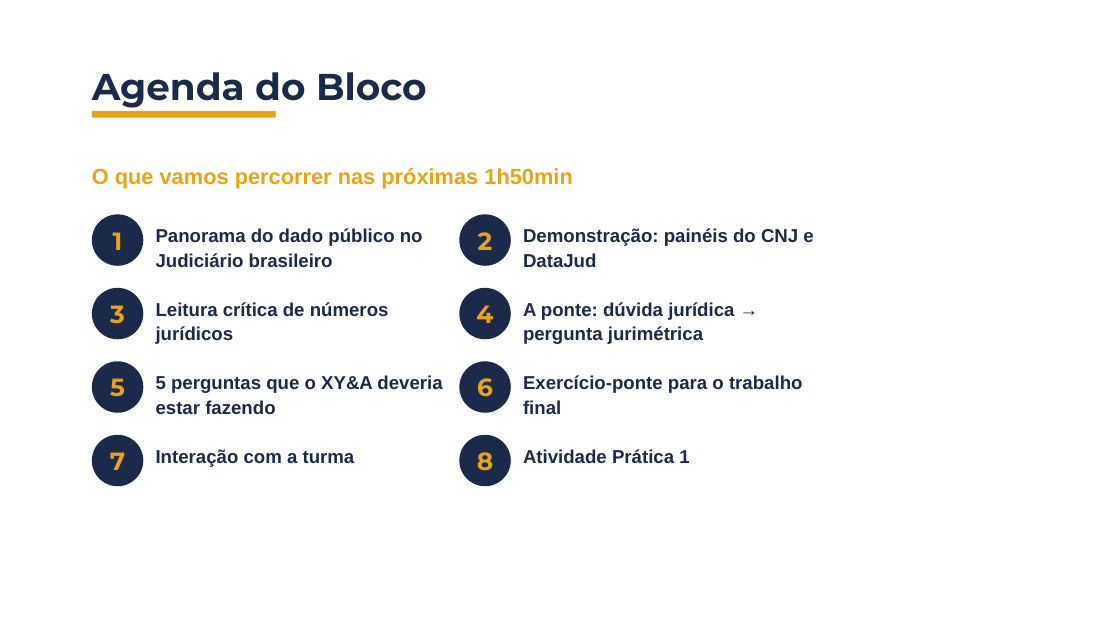
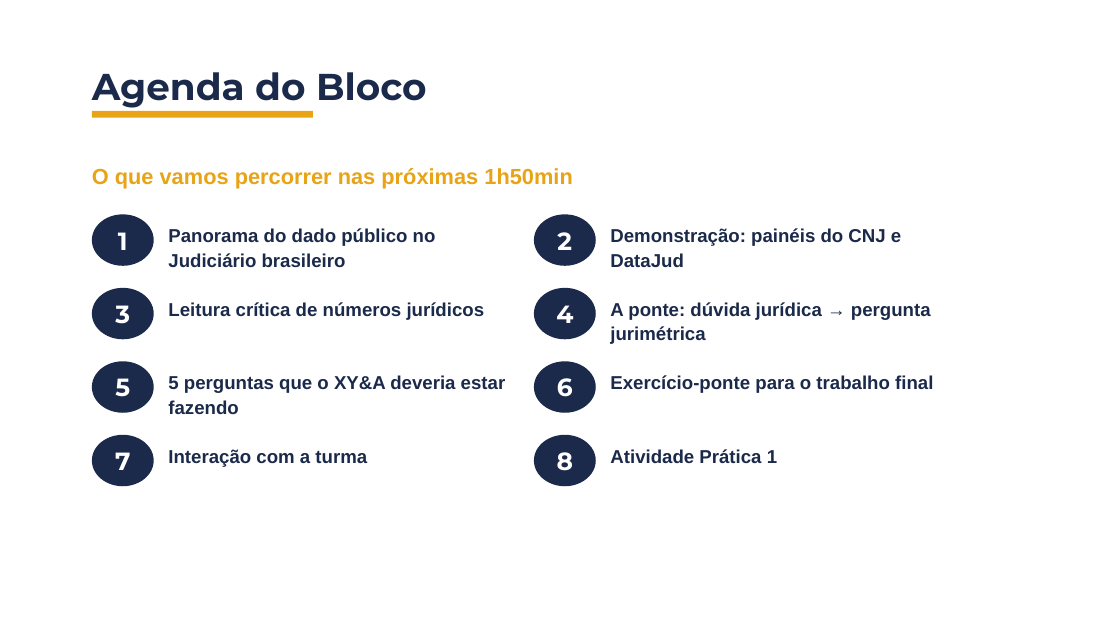
Before and after one commit to BrunoDaleffi/ibmec, a slide deck: slide 2 of jurimetria/aulas/aula_01/slides/aula1_bloco2_jurimetria.pptx. Drawn at 1120x630 pixels with LibreOffice and Linux fonts; fonts in the diff are those of the drawing; background and template pictures are left out. Boxes give left, top, right and bottom in pixels: in the first picture for what was removed or moved away, otherwise in the second. Text is boxed around its words. In the diff, an @@ line names an element or a change of style, - is before the commit and + after.

Commit message:
feat: refine content rules and design system for slide presentations
Updated content-rules.md to include new guidelines on fidelity to the course plan and the introduction of mini-cases before formalization. Enhanced design-system.md with detailed specifications for visual elements, including mandatory color combinations and card designs. Adjusted layout-canonical.md to clarify the canonical layout requirements and spacing rules between elements. Improved pedagogical structure documentation to emphasize the exact number of slides per block and the sequence of content.

This commit aims to ensure consistency and clarity in the presentation materials for the Jurimetria course.

```diff
--- a/jurimetria/aulas/aula_01/slides/aula1_bloco2_jurimetria.pptx
+++ b/jurimetria/aulas/aula_01/slides/aula1_bloco2_jurimetria.pptx
@@ rectangle: place and size @@
-rectangle at box(92, 111, 276, 118)
+rectangle at box(92, 111, 312, 118)
@@ ellipse "1": place and size @@
-ellipse "1" at box(92, 214, 143, 265)
+ellipse "1" at box(92, 214, 153, 265)
@@ text "Panorama do dado público no ...": place and size @@
-text "Panorama do dado público no ..." at box(156, 228, 423, 267)
+text "Panorama do dado público no ..." at box(168, 228, 436, 267)
@@ ellipse "2": place and size @@
-ellipse "2" at box(459, 214, 511, 265)
+ellipse "2" at box(534, 214, 596, 265)
@@ text "Demonstração: painéis do CNJ e ...": place and size @@
-text "Demonstração: painéis do CNJ e ..." at box(523, 228, 813, 267)
+text "Demonstração: painéis do CNJ e ..." at box(610, 228, 901, 267)
@@ ellipse "3": place and size @@
-ellipse "3" at box(92, 288, 143, 339)
+ellipse "3" at box(92, 288, 153, 339)
@@ text "Leitura crítica de números jurídicos" rewrapped from box(156, 302, 389, 344) to box(168, 302, 485, 320) @@
@@ ellipse "4": place and size @@
-ellipse "4" at box(459, 288, 511, 339)
+ellipse "4" at box(534, 288, 596, 339)
@@ text "A ponte: dúvida jurídica → ..." rewrapped from box(523, 302, 734, 344) to box(610, 302, 931, 344) @@
@@ ellipse "5": place and size @@
-ellipse "5" at box(92, 362, 143, 413)
+ellipse "5" at box(92, 362, 153, 413)
@@ text "5 perguntas que o XY&A ..." rewrapped from box(156, 375, 442, 414) to box(168, 375, 506, 414) @@
@@ ellipse "6": place and size @@
-ellipse "6" at box(459, 362, 511, 413)
+ellipse "6" at box(534, 362, 596, 413)
@@ text "Exercício-ponte para o trabalho final" rewrapped from box(523, 375, 802, 414) to box(610, 375, 933, 393) @@
@@ ellipse "7": place and size @@
-ellipse "7" at box(92, 435, 143, 486)
+ellipse "7" at box(92, 435, 153, 486)
@@ text "Interação com a turma": place and size @@
-text "Interação com a turma" at box(156, 449, 355, 467)
+text "Interação com a turma" at box(168, 449, 367, 467)
@@ text colour #E8A317 to #FFFFFF in 8 elements at box(92, 214, 153, 265), box(92, 288, 153, 339), box(92, 362, 153, 413), box(92, 435, 153, 486), box(534, 214, 596, 265), box(534, 288, 596, 339), box(534, 362, 596, 413), box(534, 435, 596, 486) @@
@@ ellipse "8": place and size @@
-ellipse "8" at box(459, 435, 511, 486)
+ellipse "8" at box(534, 435, 596, 486)
@@ text "Atividade Prática 1": place and size @@
-text "Atividade Prática 1" at box(523, 449, 689, 463)
+text "Atividade Prática 1" at box(610, 449, 777, 463)
```
Also in this commit, not shown: 33 other slides changed, 11 other files.
